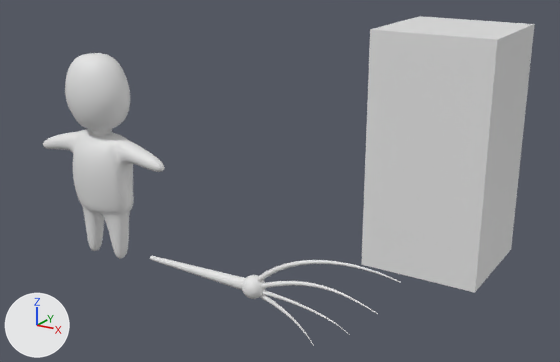
One commit to the Blender file Assets/Models/InkSlinger.blend: the scene before it, then after it.
The view is the same before and after, from a camera (50 mm lens) standing at (9.24, -9.29, 5.65) and looking at (2.61, 1.4, 1.39). Lighting does not change. The marker at lower left points along +X, +Y and +Z.

Objects in the first picture: 'BezierCurve', 'BezierCurve.001', 'Body', 'Head', 'HeightComparison', 'PenBase'.
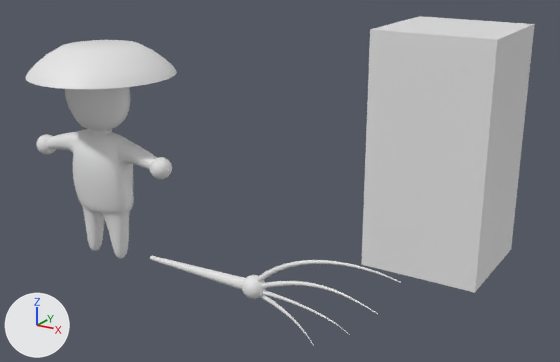
Where the change shows, as pixel boxes (x1, y1, x2, y2) in the pictures (560 x 362 px):
'Cylinder', added
    after: (25, 40, 177, 89)
'Sphere', added
    after: (36, 134, 172, 179)

Edits to the bpy script that builds the scene:
```text
Add me_cylinder_001:
    me_cylinder_001.from_pydata(...)  # 192 vertices, 162 faces; spans x -1.22..1.22, y -1.22..1.22, z -0.3..0.17
    me_cylinder_001.polygons.foreach_set('use_smooth', [True] * 162)
Add me_hand:
    me_hand.from_pydata(...)  # a UV sphere (32 segments, 16 rings, poles along z) spanning x -1.0..1.0, y -1.0..1.0, z -1.0..1.0
    me_hand.polygons.foreach_set('use_smooth', [True] * 512)
Add ob_cylinder:
    ob_cylinder = bpy.data.objects.new('Cylinder', me_cylinder_001)
    ob_cylinder.location = (0.02, 0.0, 3.49)
Add ob_sphere:
    ob_sphere = bpy.data.objects.new('Sphere', me_hand)
    ob_sphere.location = (1.31, -0.15, 1.82)
    ob_sphere.scale = (0.179, 0.179, 0.179)
    _m = ob_sphere.modifiers.new('Mirror', 'MIRROR')
    _m.mirror_object = ob_body
```
